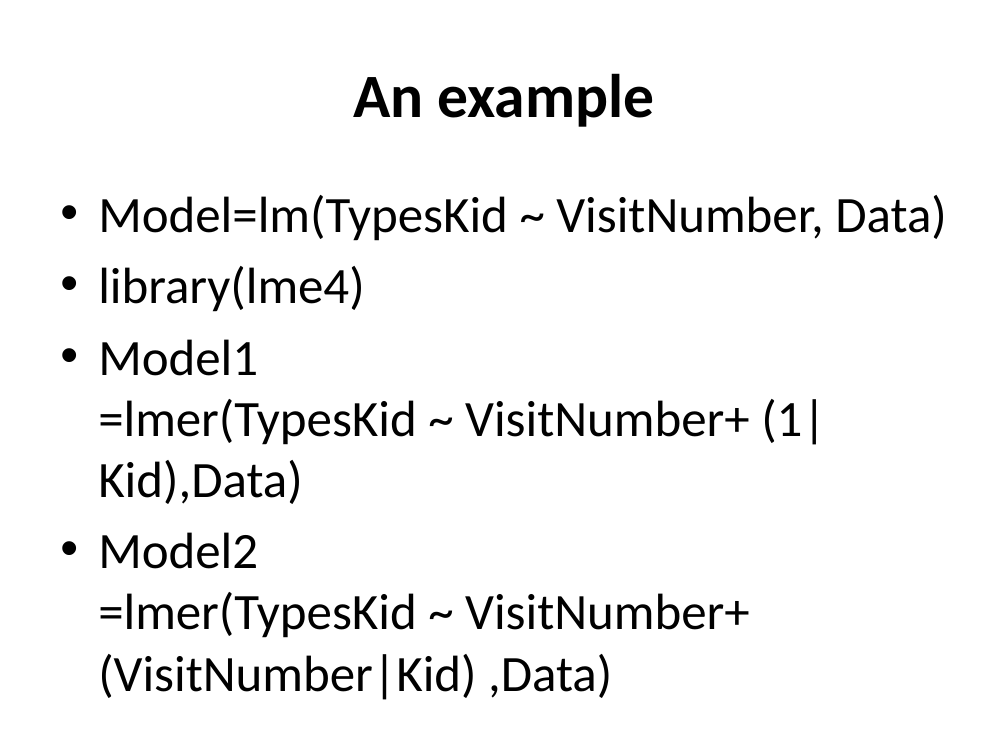
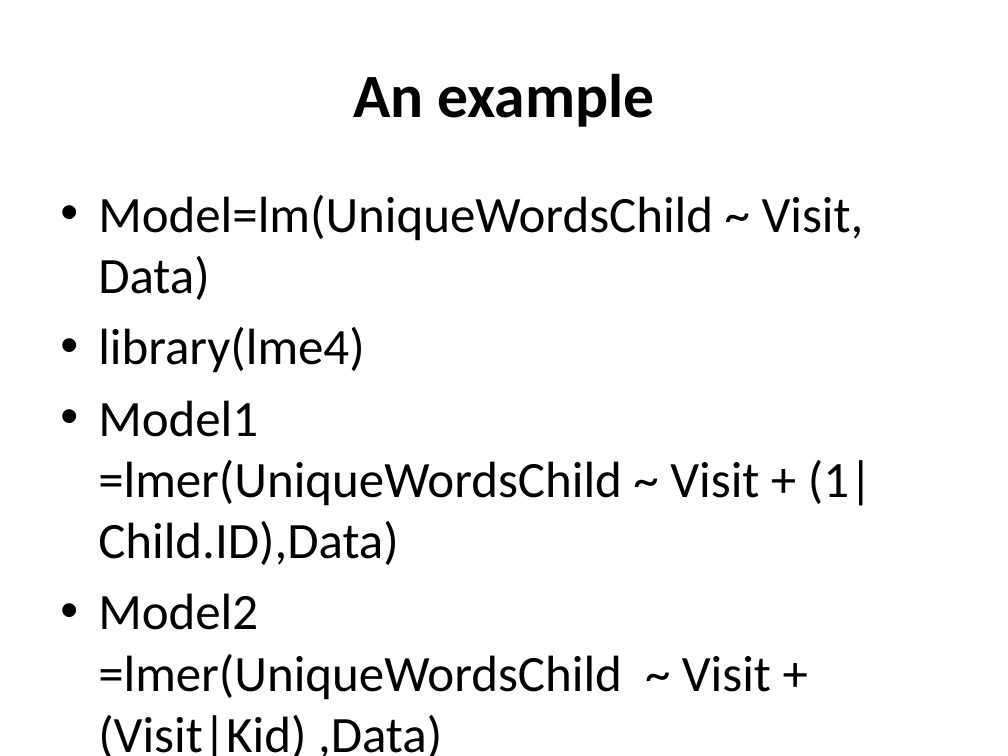
Before and after one commit to ethanweed/Stats4Humanities2016, a slide deck: slide 86 of Day5/Lecture 5.pptx. Drawn at 1008x756 pixels with LibreOffice and Linux fonts; fonts in the diff are those of the drawing. Boxes give left, top, right and bottom in pixels: in the first picture for what was removed or moved away, otherwise in the second. Text is boxed around its words. In the diff, an @@ line names an element or a change of style, - is before the commit and + after.

Commit message:
Cleaned up examples

```diff
--- a/Day5/Lecture 5.pptx
+++ b/Day5/Lecture 5.pptx
@@ text at [98,195,864,300]: text changed @@
-• Model=lm(TypesKid ~ VisitNumber, Data)
+• Model=lm(UniqueWordsChild ~ Visit, Data)
@@ text at [98,400,873,756]: text changed @@
-• Model1
-  =lmer(TypesKid ~ VisitNumber+ (1|Kid),Data)
-• Model2
-  =lmer(TypesKid ~ VisitNumber+ (VisitNumber|Kid) ,Data)
+• Model1
+  =lmer(UniqueWordsChild ~ Visit + (1|Child.ID),Data)
+• Model2
+  =lmer(UniqueWordsChild ~ Visit + (Visit|Kid) ,Data)
```
Also in this commit, not shown: 17 other slides changed, 1 other file.
